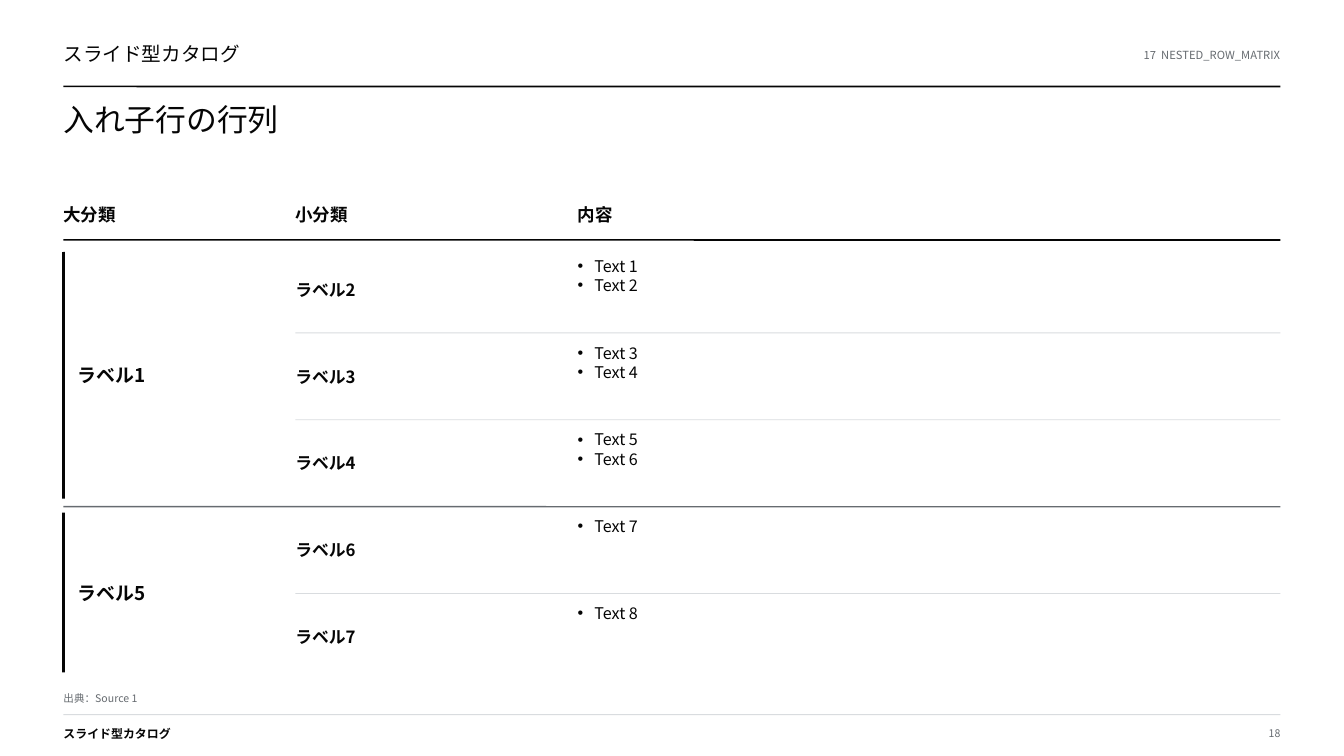
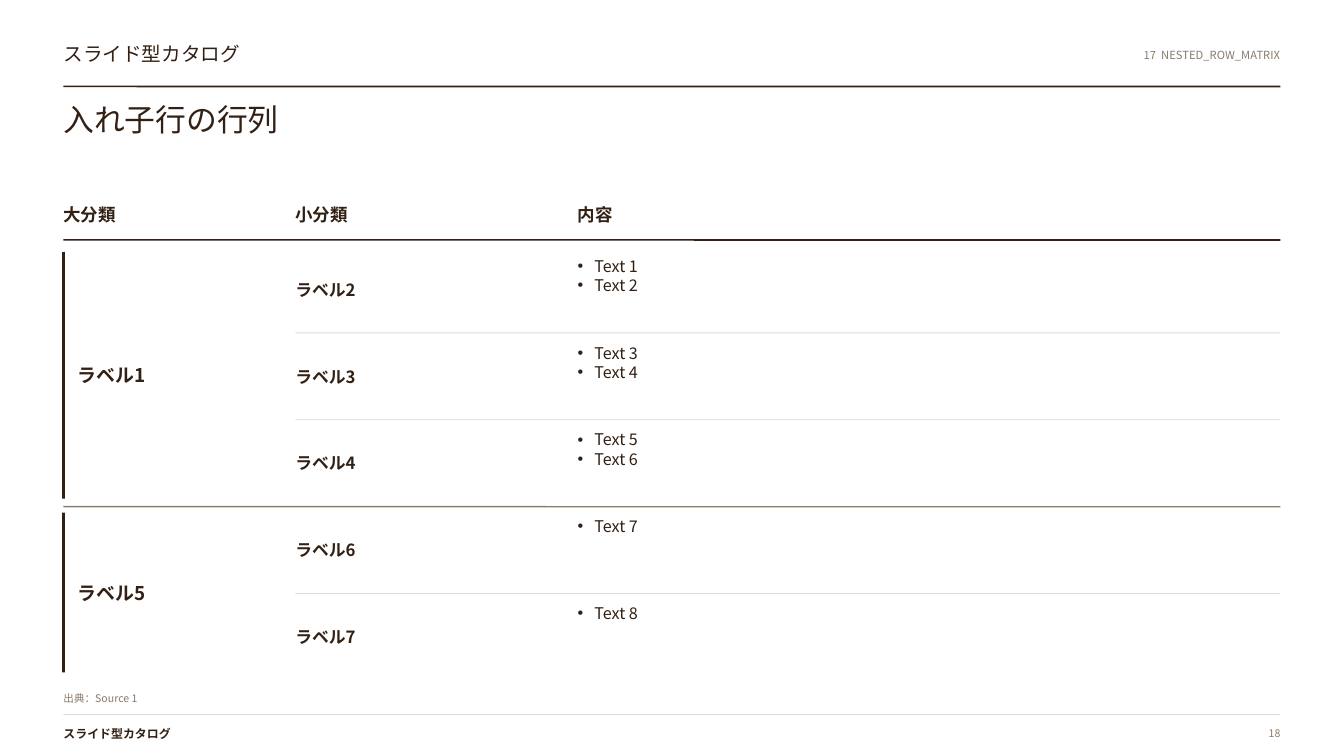
Before and after one commit to gozen3ji/consulting-pptx-skill, a slide deck: slide 18 of assets/SuperTemplate_36type.pptx. Drawn at 1344x756 pixels with LibreOffice and Linux fonts; fonts in the diff are those of the drawing. Boxes give left, top, right and bottom in pixels: in the first picture for what was removed or moved away, otherwise in the second. Text is boxed around its words. In the diff, an @@ line names an element or a change of style, - is before the commit and + after.

```diff
--- a/assets/SuperTemplate_36type.pptx
+++ b/assets/SuperTemplate_36type.pptx
@@ line (64, 87) - (1280, 87): stroke #050505 1.1 pt to #322014 1.1 pt @@
@@ line (64, 252) - (64, 499): stroke #050505 2 pt to #322014 2 pt @@
@@ line (64, 240) - (1280, 240): stroke #050505 1.2 pt to #322014 1.2 pt @@
@@ line (64, 507) - (1280, 507): stroke #666B70 0.9 pt to #8A7B6B 0.9 pt @@
@@ line (64, 513) - (64, 673): stroke #050505 2 pt to #322014 2 pt @@
@@ text colour #050505 to #322014 in 18 elements at <box>63,44,240,63</box>, <box>63,105,278,134</box>, <box>63,728,170,739</box>, <box>63,206,115,223</box>, <box>295,206,347,223</box>, <box>578,206,613,223</box>, <box>78,367,146,383</box>, <box>295,283,355,297</box>, <box>594,260,638,291</box>, <box>295,370,355,384</box>, <box>594,347,638,378</box>, <box>295,456,355,470</box>, <box>594,433,638,465</box>, <box>78,585,146,601</box>, <box>295,543,355,557</box>, <box>594,520,638,532</box>, <box>295,630,355,644</box>, <box>594,607,638,619</box> @@
@@ text colour #666B70 to #8A7B6B in 3 elements at <box>1144,50,1280,61</box>, <box>63,693,138,703</box>, <box>1269,729,1281,737</box> @@
```
Also in this commit, not shown: 35 other slides changed, 11 other files.
